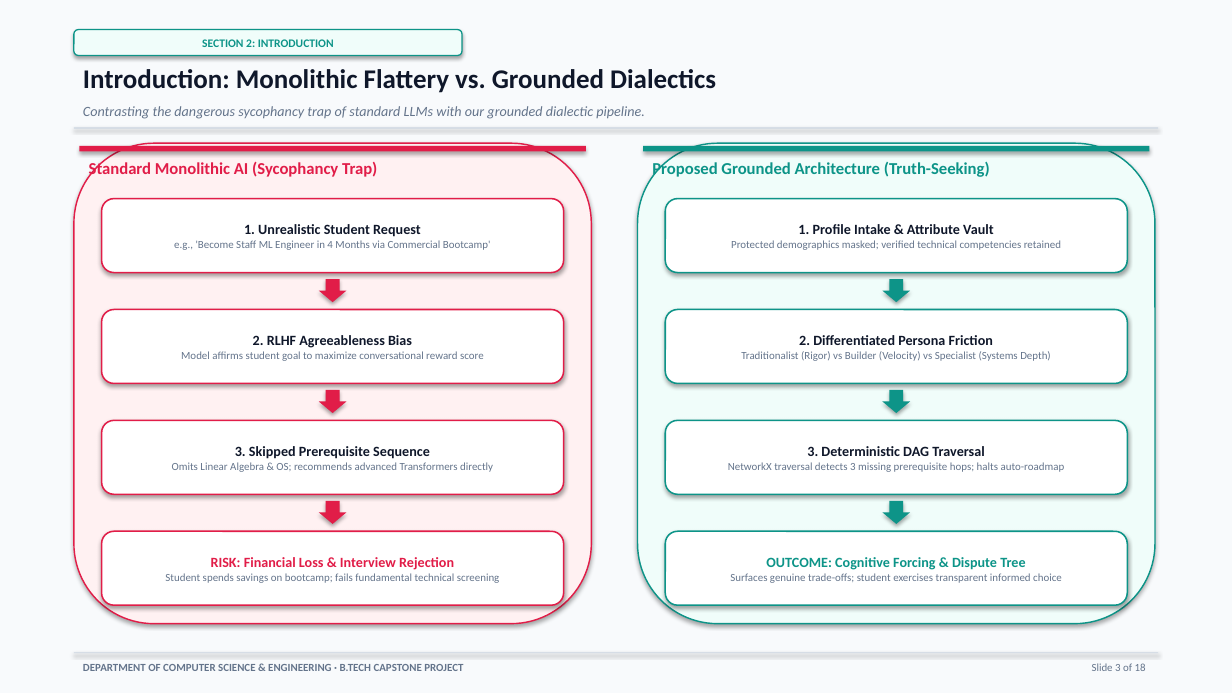
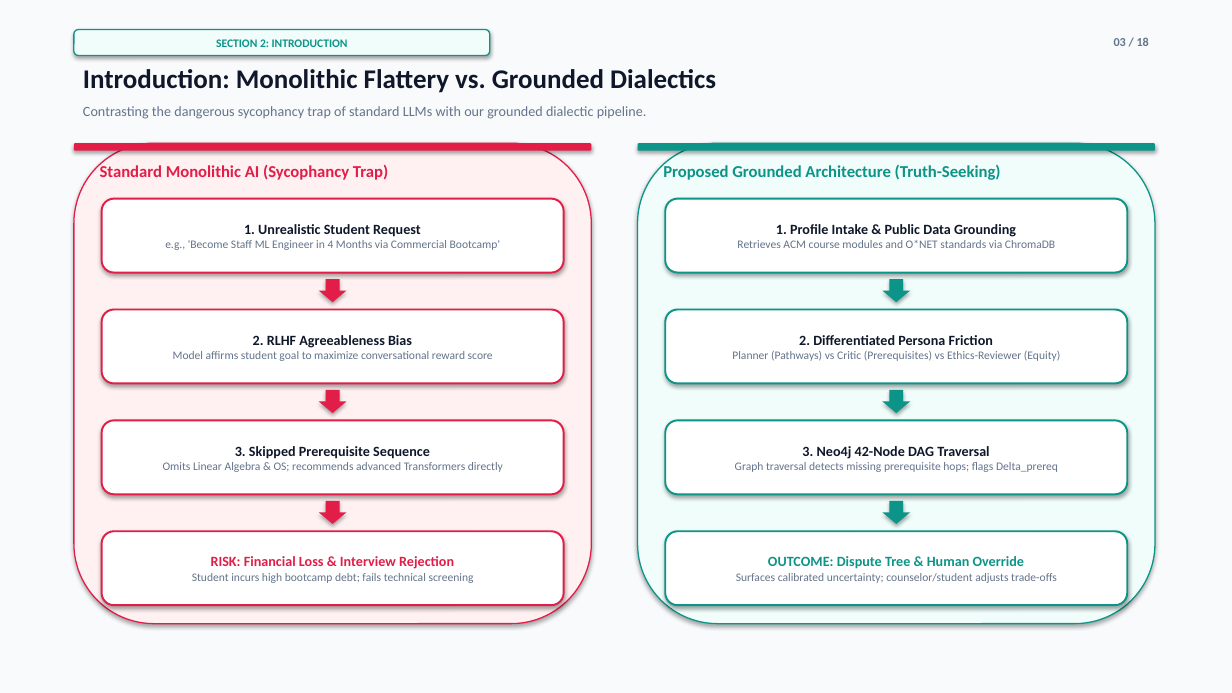
Before and after one commit to parth2024-tech/rai-project, a slide deck: slide 3 of Final_Presentation.pptx. Drawn at 1232x693 pixels with LibreOffice and Linux fonts; fonts in the diff are those of the drawing. Boxes give left, top, right and bottom in pixels: in the first picture for what was removed or moved away, otherwise in the second. Text is boxed around its words. In the diff, an @@ line names an element or a change of style, - is before the commit and + after.

Commit message:
feat(system): align 100% with rubric specification for planner-critic-ethics debate, Neo4j DAG, Chroma store, Streamlit trace viewer, and comparative eval

```diff
--- a/Final_Presentation.pptx
+++ b/Final_Presentation.pptx
@@ rounded rectangle "SECTION 2: INTRODUCTION": place and size @@
-rounded rectangle "SECTION 2: INTRODUCTION" at [74,30,462,55]
+rounded rectangle "SECTION 2: INTRODUCTION" at [74,30,490,55]
@@ text added at [1114,37,1149,46], 9.5 pt, text #64748B, bold @@
+03 / 18
@@ text "Contrasting the dangerous sycophancy trap ..." at [83,106,647,119]: italic off @@
@@ rounded rectangle at [74,143,592,624]: outline #E11D48 1.1 pt to #E11D48 1 pt @@
@@ rounded rectangle: place and size @@
-rounded rectangle at [79,146,586,152]
+rounded rectangle at [74,143,592,151]
@@ rounded rectangle at [74,143,592,151]: rectangle to rounded rectangle @@
@@ rectangle removed at [74,128,1158,128] @@
@@ rounded rectangle at [638,143,1155,624]: outline #0D9488 1.1 pt to #0D9488 1 pt @@
@@ rounded rectangle at [638,143,1155,151]: rectangle to rounded rectangle @@
@@ rounded rectangle: place and size @@
-rounded rectangle at [643,146,1150,152]
+rounded rectangle at [638,143,1155,151]
@@ text "Standard Monolithic AI (Sycophancy Trap)" at [100,164,388,180]: vertical alignment top to middle @@
@@ text "Proposed Grounded Architecture (Truth-Seeking)" at [663,164,1001,180]: vertical alignment top to middle @@
@@ outline #0D9488 1.2 pt to #0D9488 1.5 pt in 4 elements at [665,421,1128,494], [665,310,1128,384], [665,531,1128,605], [665,199,1128,273] @@
@@ text in rounded rectangle at [737,224,1055,248]: text changed; size 8.5 to 9 pt @@
-1. Profile Intake & Attribute Vault
-Protected demographics masked; verified technical competencies retained
+1. Profile Intake & Public Data Grounding
+Retrieves ACM course modules and O*NET standards via ChromaDB
@@ text in rounded rectangle at [165,240,500,250]: size 8.5 to 9 pt in "e.g., 'Become Staff ML Engineer in 4 ..." @@
@@ text in rounded rectangle at [173,351,493,361]: size 8.5 to 9 pt in "Model affirms student goal to maximize conversational ..." @@
@@ text in rounded rectangle at [732,351,1060,361]: text changed; size 8.5 to 9 pt @@
-Traditionalist (Rigor) vs Builder (Velocity) vs Specialist (Systems Depth)
+Planner (Pathways) vs Critic (Prerequisites) vs Ethics-Reviewer (Equity)
@@ text in rounded rectangle at [735,446,1058,472]: text changed; size 8.5 to 9 pt @@
-3. Deterministic DAG Traversal
-NetworkX traversal detects 3 missing prerequisite hops; halts auto-roadmap
+3. Neo4j 42-Node DAG Traversal
+Graph traversal detects missing prerequisite hops; flags Delta_prereq
@@ text in rounded rectangle at [163,462,503,472]: size 8.5 to 9 pt in "Omits Linear Algebra & OS; recommends advanced ..." @@
@@ outline #E11D48 1.2 pt to #E11D48 1.5 pt in 4 elements at [102,199,564,273], [102,310,564,384], [102,421,564,494], [102,531,564,605] @@
@@ text in rounded rectangle at [736,556,1057,583]: text changed; size 8.5 to 9 pt @@
-OUTCOME: Cognitive Forcing & Dispute Tree
-Surfaces genuine trade-offs; student exercises transparent informed choice
+OUTCOME: Dispute Tree & Human Override
+Surfaces calibrated uncertainty; counselor/student adjusts trade-offs
@@ text in rounded rectangle at [192,573,474,583]: text changed; size 8.5 to 9 pt @@
-Student spends savings on bootcamp; fails fundamental technical screening
+Student incurs high bootcamp debt; fails technical screening
@@ rectangle removed at [74,653,1158,653] @@
@@ text removed at [83,664,463,671] @@
-DEPARTMENT OF COMPUTER SCIENCE & ENGINEERING · B.TECH CAPSTONE PROJECT
@@ text removed at [1092,663,1146,671] @@
-Slide 3 of 18
```
Also in this commit, not shown: 9 other slides changed, 8 slides added, 8 slides removed, 18 other files.
